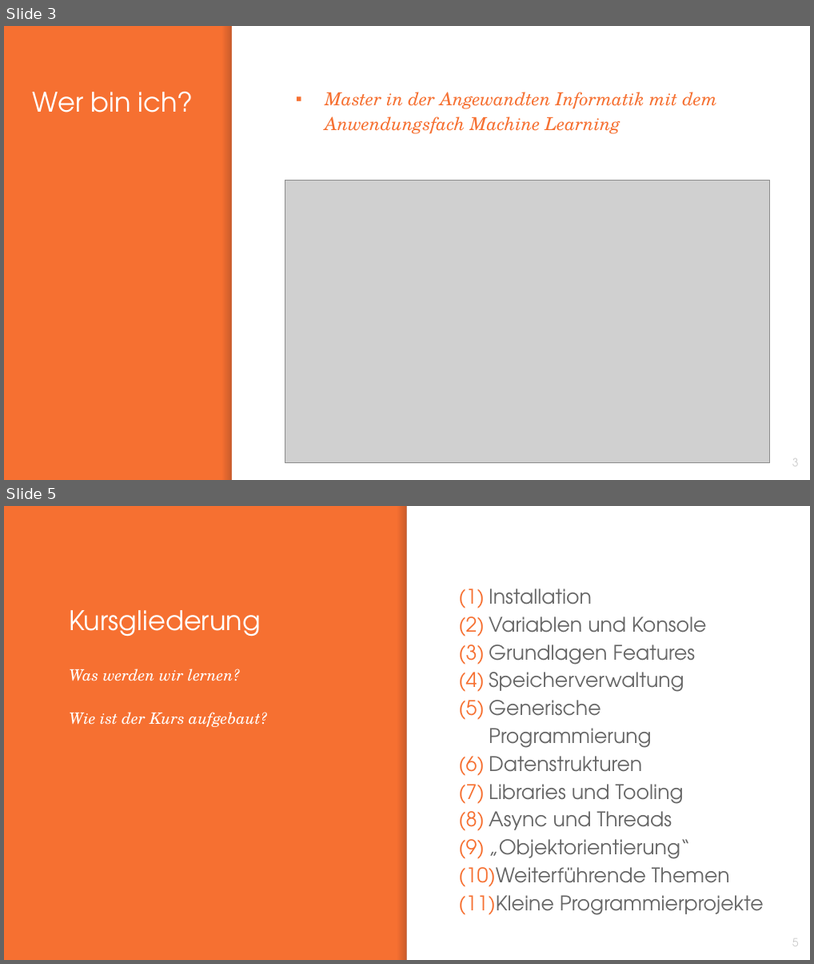
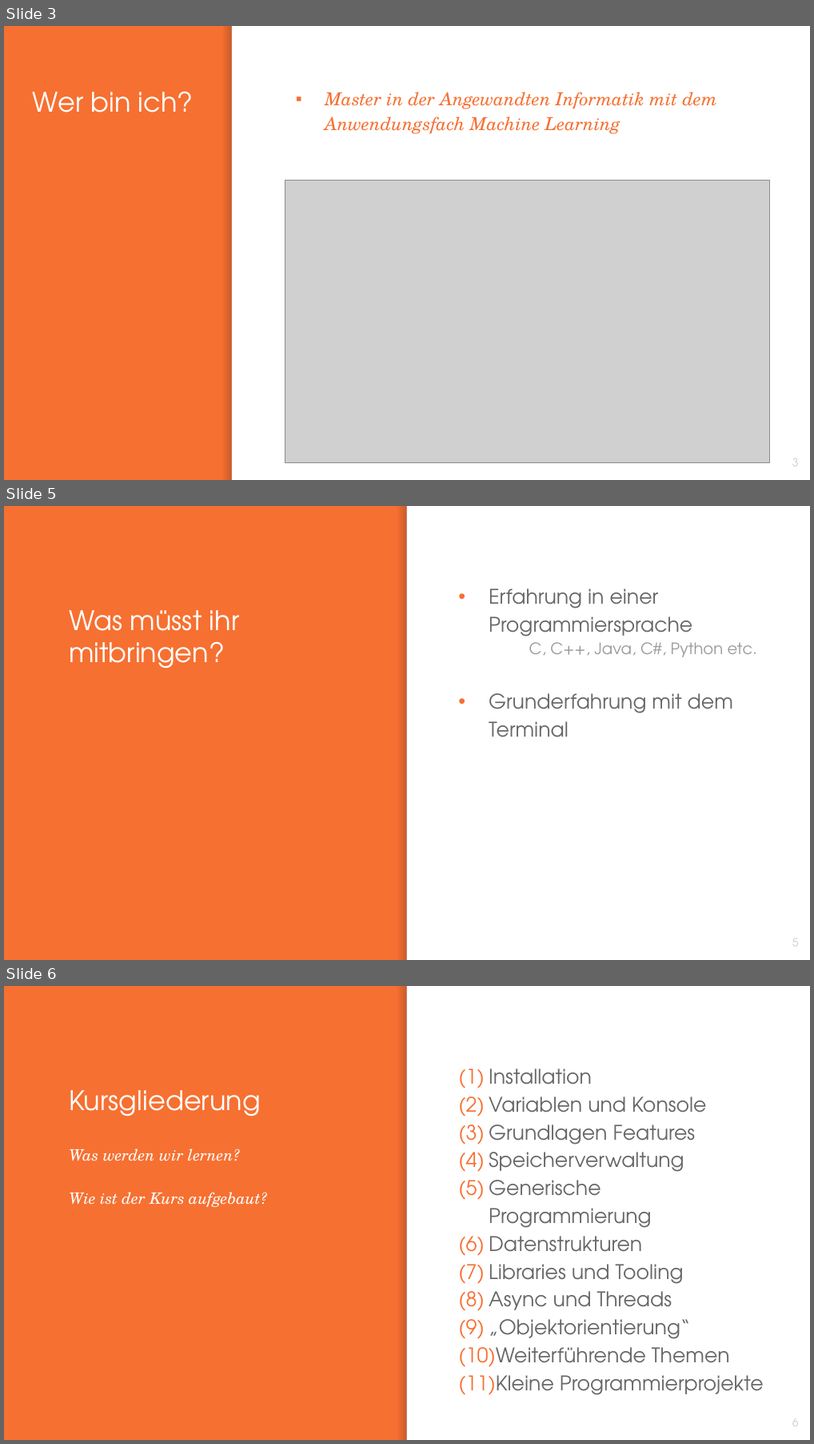
Before and after one commit to franneck94/UdemyRust, a slide deck: Chapter01/Introduction.pptx. Shown one above the other, each under a label of ours: slides 3 and 5 before the commit, slides 3, 5 and 6 after it; the slides between them are not shown. The pictures are 814x964 and 814x1444 pixels, drawn with LibreOffice and Linux fonts; fonts in the diff are those of the drawing; grey boxes stand for pictures. Boxes give left, top, right and bottom in pixels: in the first picture for what was removed or moved away, otherwise in the second. Text is boxed around its words. In the diff, an @@ line names an element or a change of style, - is before the commit and + after.

```diff
--- a/Chapter01/Introduction.pptx
+++ b/Chapter01/Introduction.pptx
@@ slide 5 added at (4, 506, 810, 960), background #F67031; not listed: 2 template elements that a slide beside it also shows @@
@@ text added at (489, 588, 758, 737), 18 pt, text #666666 @@
+• Erfahrung in einer Programmiersprache
+  • C, C++, Java, C#, Python etc.
+• Grunderfahrung mit dem Terminal
@@ title added at (69, 610, 239, 668), 24 pt, text #FFFFFF @@
+Was müsst ihr mitbringen?
@@ page number added at (793, 940, 799, 946), 10 pt, text #CCCCCC @@
+5
@@ what was slide 5 is now slide 6 @@
```
Also in this commit, not shown: 6 other files.
